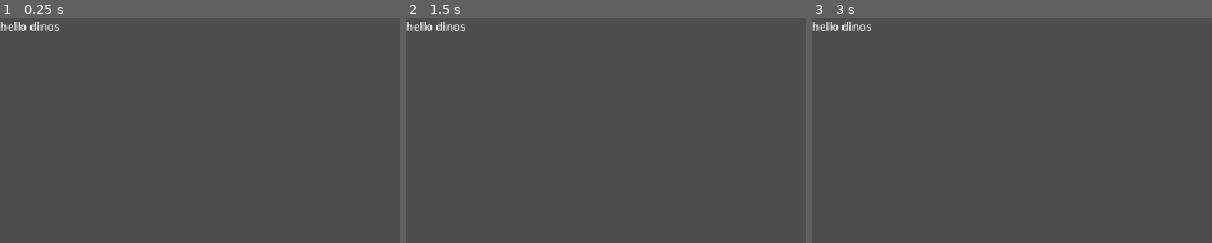
Above: before the commit, frames 1-3 (left to right).
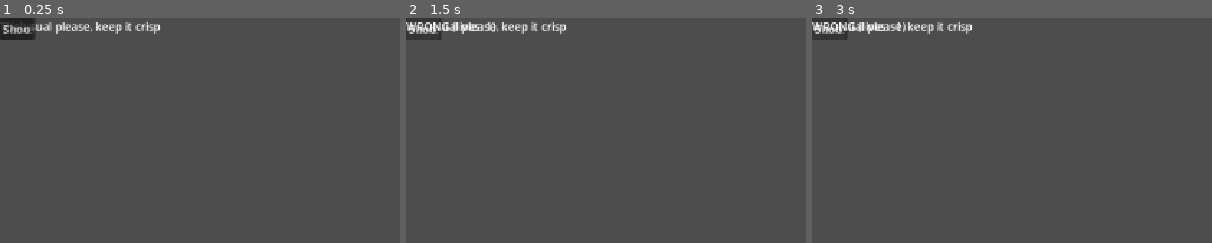
Above: after the commit, the same moments.

Repository: Alina-Ansarii/lettuce-leaf-you-be
Game: Godot game, scene res://scenes/Main.tscn
Same seed, same stepped clock (60 frames per second), same inputs: the game is played once before the commit and once after it. Before the commit the project starts from res://control.tscn.
Inputs (mouse positions are % of the whole screen's width and height, from its top left):
- Up to frame 1 (0.25 s): no input
- Up to frame 2 (1.5 s): click (2, 2) at 0.5 s, where only the run after the commit has a clickable "Serve"; click (2, 2) at 1.25 s, where only the run after the commit has a clickable "Shoo"
- Up to frame 3 (3 s): click (2, 2) at 2 s, where only the run after the commit has a clickable "Serve"; click (2, 2) at 2.75 s, where only the run after the commit has a clickable "Shoo"
The pictures show only the part of the screen within x 0-50%, y 0-50%; the shares and areas given below are measured in that part.

The runs differ from the first frame. In frame 1, 1.5% of the frame differs, in the area x 0-41%, y 0-10%; in frame 2, 1.2%; in frame 3, 1.2%.

Commit message:
feat: working serve/shoo judging loop with Customer resource and GameManager

Diff:
--- /dev/null
+++ b/data/customers/Trisha.tres
@@ -0,0 +1,9 @@
+[gd_resource type="Resource" script_class="Customer" format=3 uid="uid://cdyu1so18j0r0"]
+
+[ext_resource type="Script" uid="uid://c7bl3vp28c73x" path="res://scripts/Customer.gd" id="1_eeb74"]
+
+[resource]
+script = ExtResource("1_eeb74")
+display_name = "Trisha"
+dialogue_line = "The usual please, keep it crisp"
+metadata/_custom_type_script = "uid://c7bl3vp28c73x"
--- a/project.godot
+++ b/project.godot
@@ -11,9 +11,13 @@
 [application]
 
 config/name="game-jam"
-run/main_scene="uid://bk73gw4jxya1g"
+run/main_scene="uid://drtjp0a55bk5m"
 config/features=PackedStringArray("4.7", "Forward Plus")
 config/icon="res://icon.svg"
+
+[autoload]
+
+Game="*uid://bngb7kwtyhy48"
 
 [display]
 
--- /dev/null
+++ b/scenes/Main.gd
@@ -0,0 +1,33 @@
+extends Control
+
+@onready var name_label: Label = $NameLabel
+@onready var dialogue_label: Label = $DialogueLabel
+@onready var serve_button: Button = $ServeButton
+@onready var shoo_button: Button = $ShooButton
+@onready var result_label: Label = $ResultLabel
+
+var current_customer: Customer = preload("res://data/customers/Trisha.tres")
+
+func _ready() -> void:
+	name_label.text = current_customer.display_name
+	dialogue_label.text = current_customer.dialogue_line
+	result_label.text = ""
+
+	#connect buttons to functions
+	serve_button.pressed.connect(_on_serve)
+	shoo_button.pressed.connect(_on_shoo)
+
+#if not not SHOO then serve
+func _on_serve() -> void:
+	_judge(false)
+
+func _on_shoo()-> void:
+	_judge(true)
+
+func _judge(chose_shoo: bool) -> void:
+	var correct := Game.judge(current_customer, chose_shoo)
+
+	if correct:
+		result_label.text = "CORRECT (score: %d)" % Game.score
+	else:
+		result_label.text = "WRONG (lives: %d)" % Game.lives
--- /dev/null
+++ b/scenes/Main.tscn
@@ -0,0 +1,39 @@
+[gd_scene format=3 uid="uid://drtjp0a55bk5m"]
+
+[ext_resource type="Script" uid="uid://dt0igqdfrskj1" path="res://scenes/Main.gd" id="1_elqb8"]
+
+[node name="Control" type="Control" unique_id=879643647]
+layout_mode = 3
+anchors_preset = 15
+anchor_right = 1.0
+anchor_bottom = 1.0
+grow_horizontal = 2
+grow_vertical = 2
+script = ExtResource("1_elqb8")
+
+[node name="NameLabel" type="Label" parent="." unique_id=494979895]
+layout_mode = 0
+offset_right = 40.0
+offset_bottom = 23.0
+
+[node name="DialogueLabel" type="Label" parent="." unique_id=1069272712]
+layout_mode = 0
+offset_right = 40.0
+offset_bottom = 23.0
+
+[node name="ServeButton" type="Button" parent="." unique_id=1000757209]
+layout_mode = 0
+offset_right = 8.0
+offset_bottom = 8.0
+text = "Serve"
+
+[node name="ShooButton" type="Button" parent="." unique_id=102359379]
+layout_mode = 0
+offset_right = 8.0
+offset_bottom = 8.0
+text = "Shoo"
+
+[node name="ResultLabel" type="Label" parent="." unique_id=2012172139]
+layout_mode = 0
+offset_right = 40.0
+offset_bottom = 23.0
--- /dev/null
+++ b/scripts/Customer.gd
@@ -0,0 +1,7 @@
+class_name Customer
+extends Resource
+
+@export var display_name: String = "Dino"
+@export var is_carnivore: bool = false
+
+@export_multiline var dialogue_line: String = "..."
--- /dev/null
+++ b/scripts/GameManager.gd
@@ -0,0 +1,12 @@
+extends Node
+
+var score:= 0
+var lives:= 3
+
+func judge(customer: Customer, player_chose_shoo: bool) -> bool:
+	var correct := (player_chose_shoo == customer.is_carnivore)
+	if correct:
+		score += 10
+	else:
+		lives -= 1
+	return correct
Not shown, added: scenes/Main.gd.uid
Not shown, added: scripts/Customer.gd.uid
Not shown, added: scripts/GameManager.gd.uid
Not shown, added: ART_GUIDE.md
Not shown, added: DAY1_PLAN.md
Not shown, added: TEAM_BIBLE.md
Not shown, removed: build/build.zip
